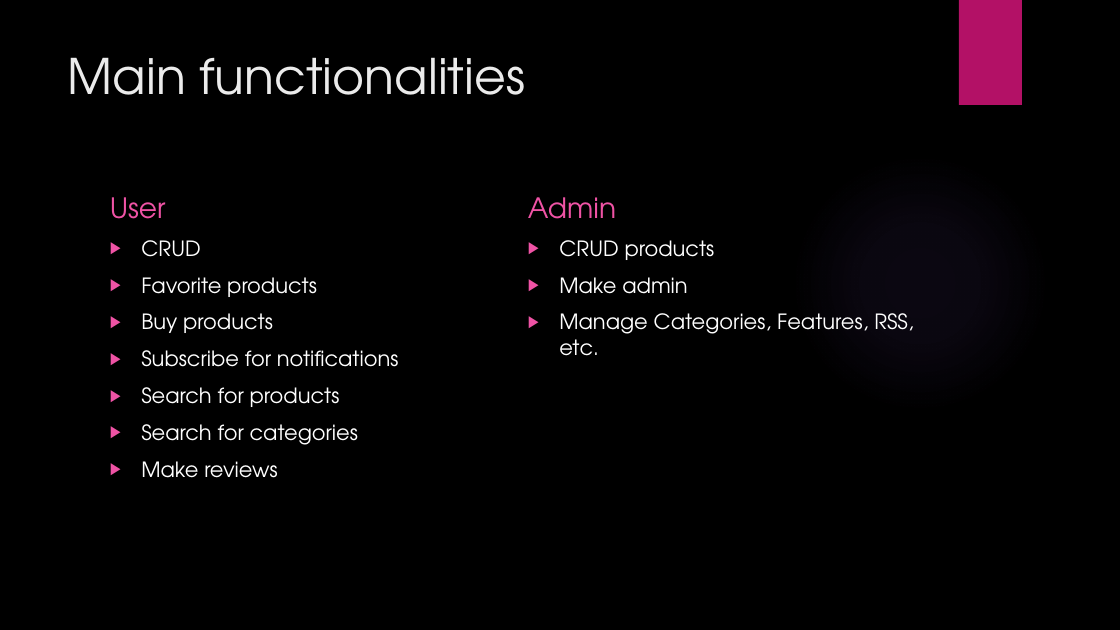
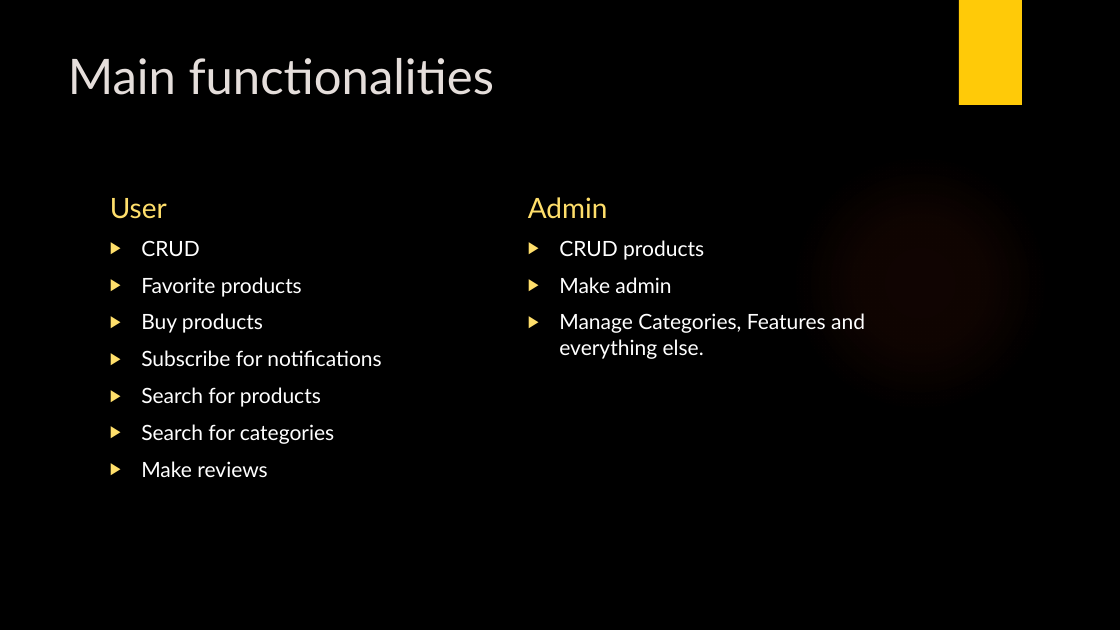
Before and after one commit to Stef-Stefanov/Emag, a slide deck: slide 5 of eMAG.pptx. Drawn at 1120x630 pixels with LibreOffice and Linux fonts; fonts in the diff are those of the drawing; background and template pictures are left out. Boxes give left, top, right and bottom in pixels: in the first picture for what was removed or moved away, otherwise in the second. Text is boxed around its words. In the diff, an @@ line names an element or a change of style, - is before the commit and + after.

```diff
--- a/eMAG.pptx
+++ b/eMAG.pptx
@@ rectangle at [959, 0, 1022, 105]: fill #B31166 to #FFCA08 @@
@@ title "Main functionalities" at [68, 58, 494, 95]: font TeX Gyre Adventor to Lato, text colour #EBEBEB to #E5DEDB @@
@@ text "User" at [110, 198, 167, 219]: font TeX Gyre Adventor to Lato, text colour #EF53A5 to #FFDF6B @@
@@ text "Admin" at [528, 197, 608, 219]: font TeX Gyre Adventor to Lato, text colour #EF53A5 to #FFDF6B @@
@@ ellipse at [791, 154, 1049, 413]: fill gradient #9B6BF2 to gradient #E64823 @@
@@ text "CRUD" at [141, 240, 381, 477]: font TeX Gyre Adventor to Lato; bullet colour #EF53A5 to #FFDF6B @@
@@ text at [559, 240, 704, 293]: font TeX Gyre Adventor to Lato in "CRUD products", "Make admin"; bullet colour #EF53A5 to #FFDF6B @@
@@ text at [559, 313, 865, 359]: text changed; font TeX Gyre Adventor to Lato @@
-▶ Manage Categories, Features, RSS, etc.
+▶ Manage Categories, Features and everything else.
```
Also in this commit, not shown: 10 other slides changed, 12 other files.
